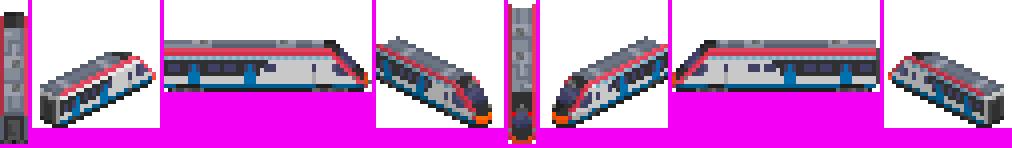
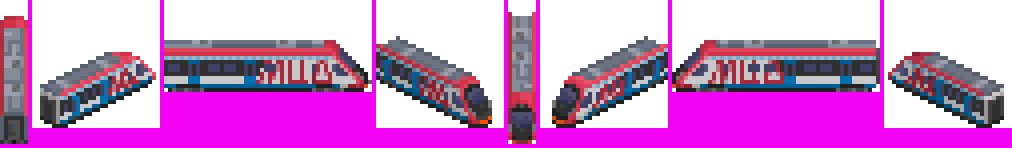
Layer changes from the first 1012×148 image to the second:
removed layer "1.1_v1" over bbox(0, 12, 972, 144)
added layer "МЦД" above "2,0 mask" over bbox(108, 60, 936, 108)
added layer "2,0 mask" above "2.0 door" over bbox(0, 16, 932, 144)
added layer "2.0 door" above "1.0_v1" over bbox(72, 64, 972, 112)
added layer "1.0_v1" above "0.0_v2" over bbox(0, 16, 972, 144)
painted on "Glass" over bbox(464, 88, 580, 92)
painted on "base mockUp" over bbox(316, 4, 580, 92)
